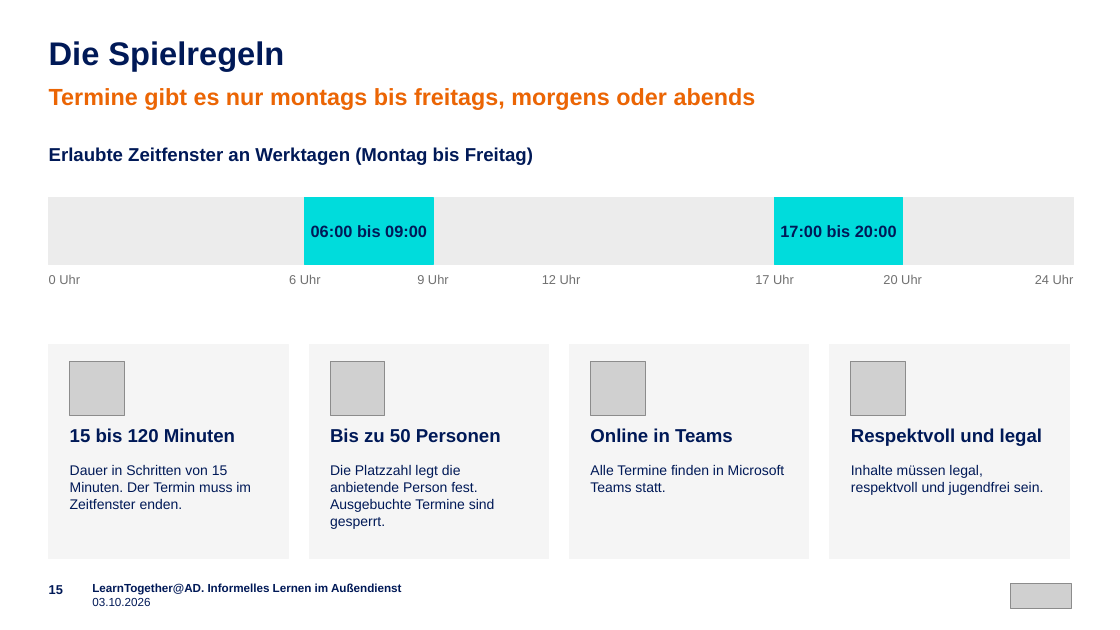
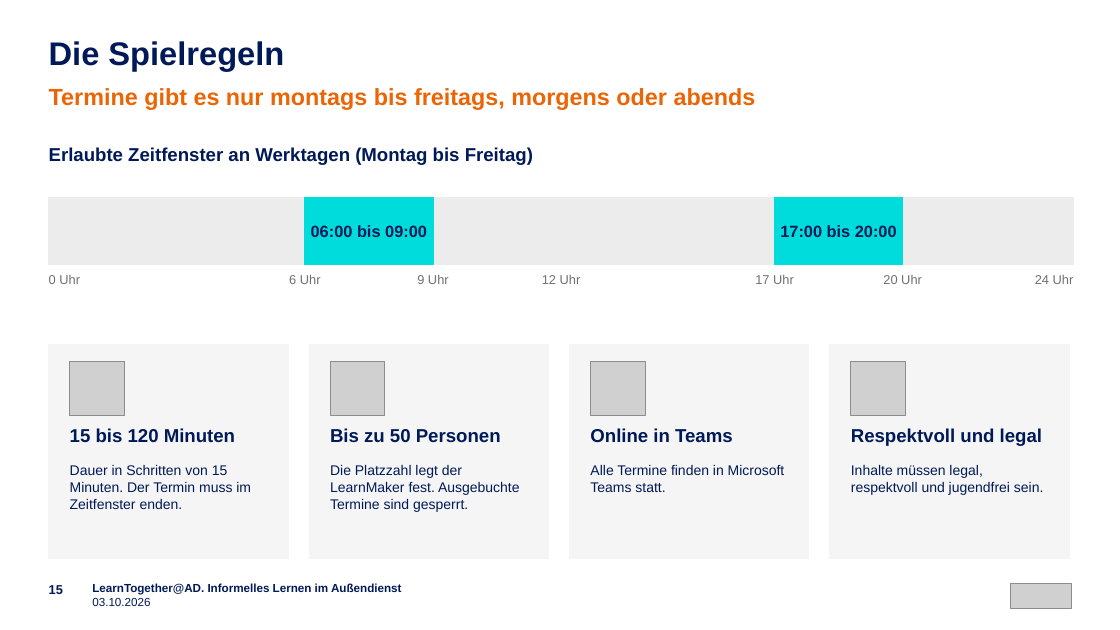
Before and after one commit to emplush/ruv_learntogether, a slide deck: slide 15 of docs/LearnTogether-AD_Praesentation.pptx. Drawn at 1120x630 pixels with LibreOffice and Linux fonts; fonts in the diff are those of the drawing; grey boxes stand for pictures. Boxes give left, top, right and bottom in pixels: in the first picture for what was removed or moved away, otherwise in the second. Text is boxed around its words. In the diff, an @@ line names an element or a change of style, - is before the commit and + after.

```diff
--- a/docs/LearnTogether-AD_Praesentation.pptx
+++ b/docs/LearnTogether-AD_Praesentation.pptx
@@ text at (330,465,520,512): text changed @@
-Die Platzzahl legt die anbietende Person fest. Ausgebuchte Termine sind gesperrt.
+Die Platzzahl legt der LearnMaker fest. Ausgebuchte Termine sind gesperrt.
```
Also in this commit, not shown: 10 other slides changed, 35 other files.
